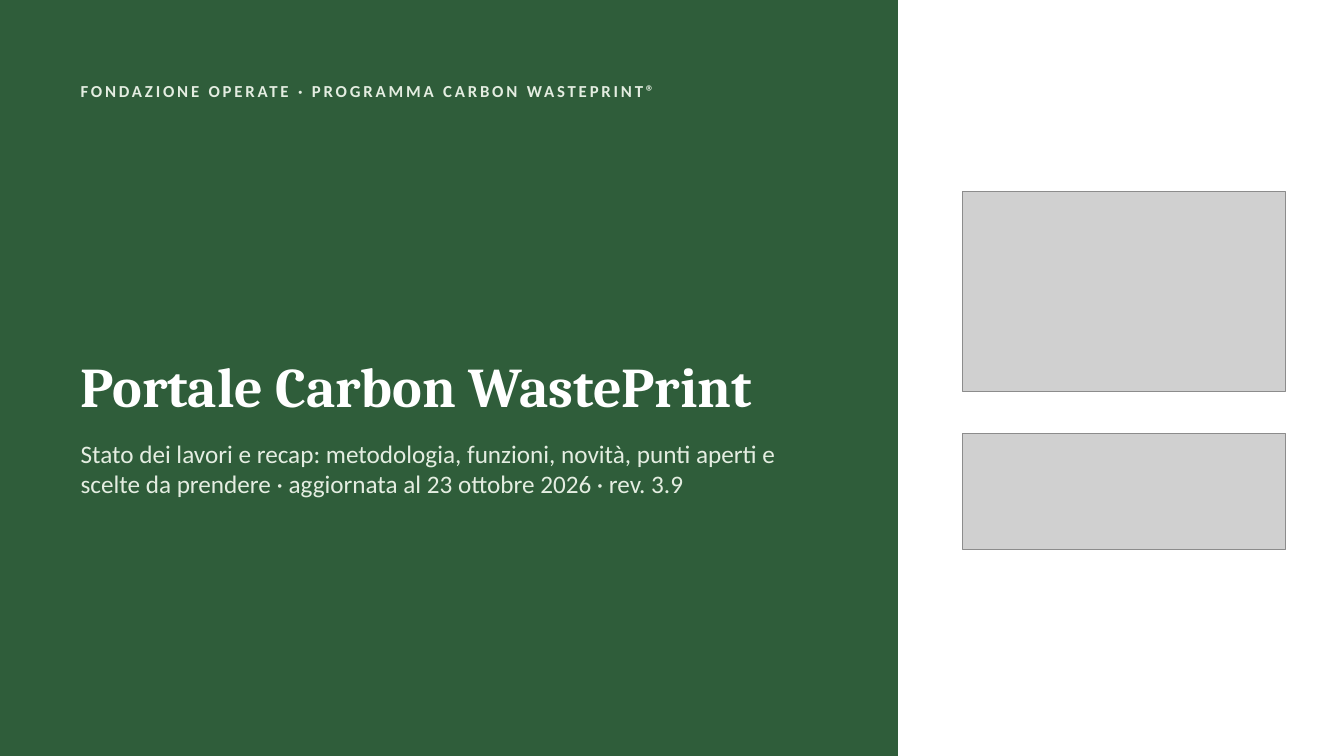
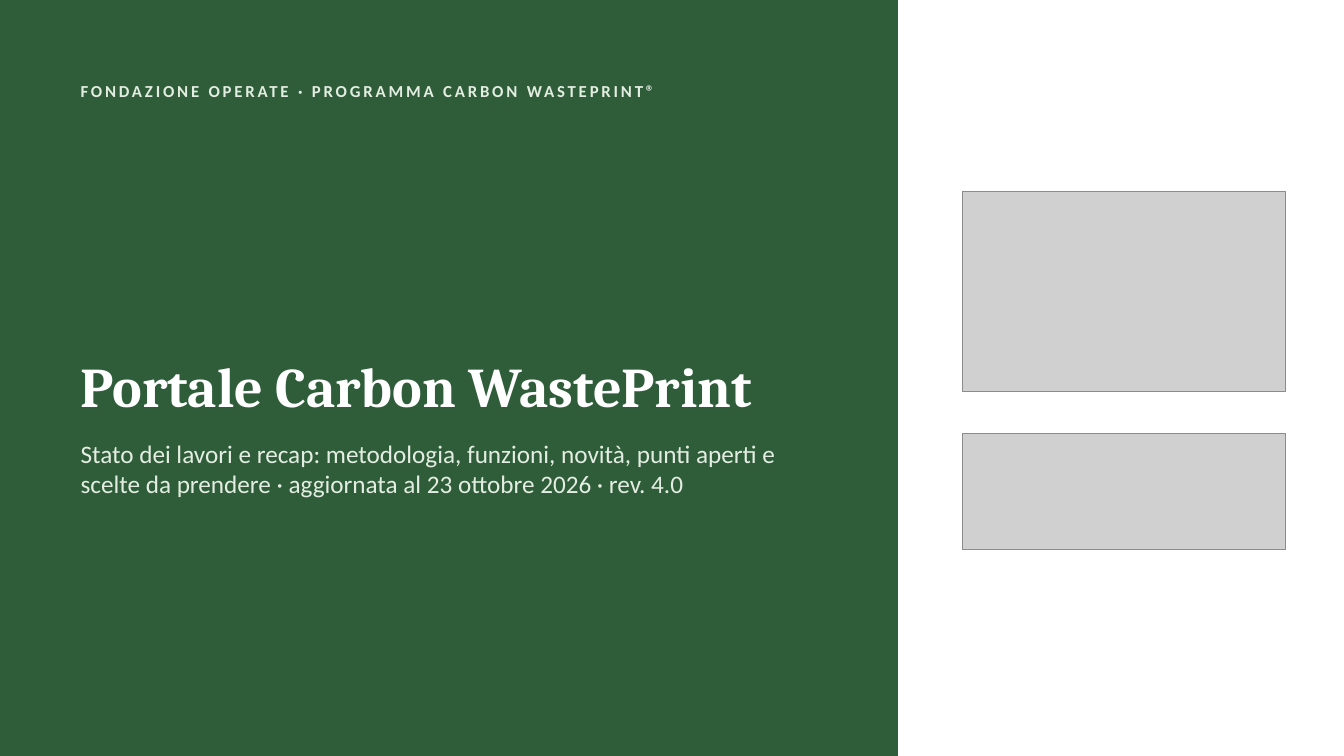
Before and after one commit to lucamorettioperate/portale-cwp, a slide deck: slide 1 of public/documentazione/Presentazione_Portale_CWP.pptx. Drawn at 1344x756 pixels with LibreOffice and Linux fonts; fonts in the diff are those of the drawing; grey boxes stand for pictures. Boxes give left, top, right and bottom in pixels: in the first picture for what was removed or moved away, otherwise in the second. Text is boxed around its words. In the diff, an @@ line names an element or a change of style, - is before the commit and + after.

```diff
--- a/public/documentazione/Presentazione_Portale_CWP.pptx
+++ b/public/documentazione/Presentazione_Portale_CWP.pptx
@@ text at box(81, 445, 775, 498): text changed @@
-Stato dei lavori e recap: metodologia, funzioni, novità, punti aperti e scelte da prendere · aggiornata al 23 ottobre 2026 · rev. 3.9
+Stato dei lavori e recap: metodologia, funzioni, novità, punti aperti e scelte da prendere · aggiornata al 23 ottobre 2026 · rev. 4.0
```
Also in this commit, not shown: 14 other slides changed, 25 other files.
